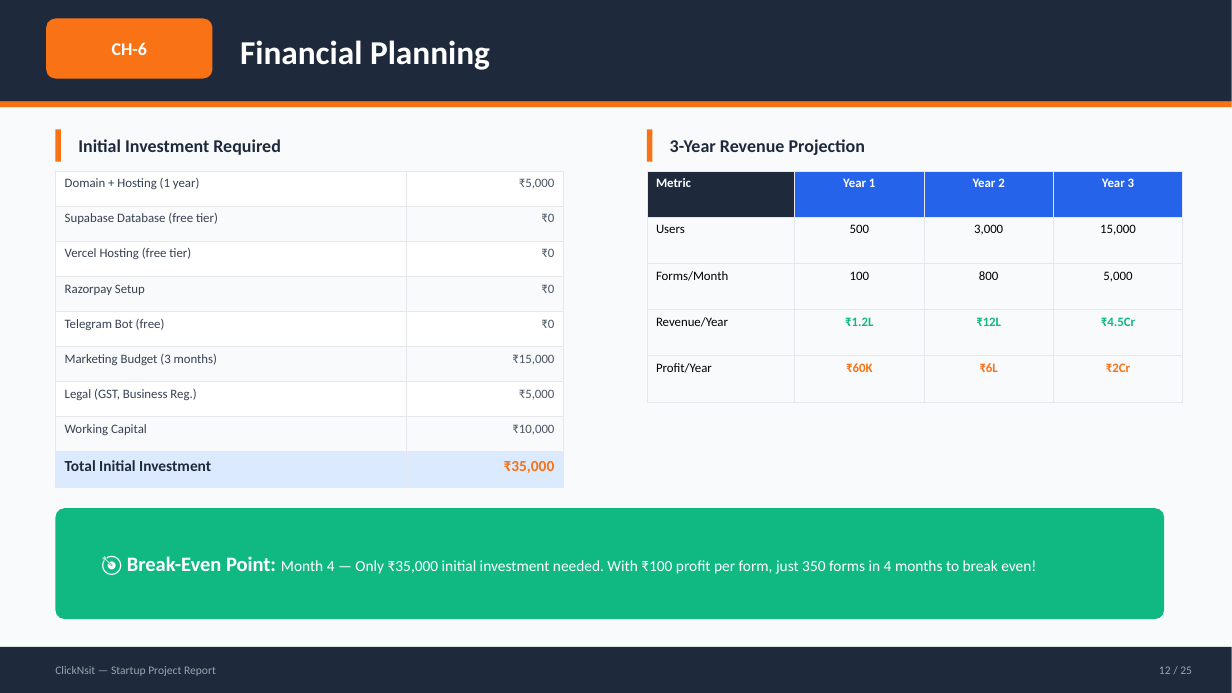
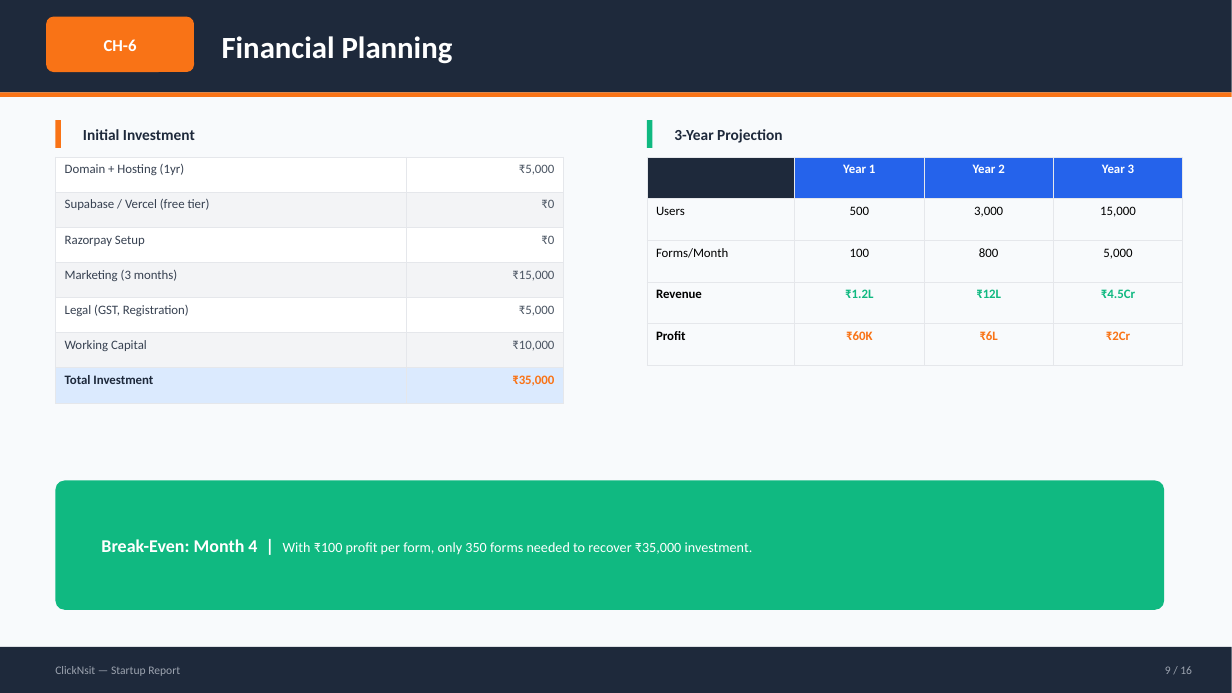
Before and after one commit to engg-ankit/FormEasy, a slide deck: slide 9 of public/ClickNsit-Startup-Report.pptx (slide 12 before the commit). Drawn at 1232x693 pixels with LibreOffice and Linux fonts; fonts in the diff are those of the drawing. Boxes give left, top, right and bottom in pixels: in the first picture for what was removed or moved away, otherwise in the second. Text is boxed around its words. In the diff, an @@ line names an element or a change of style, - is before the commit and + after.

```diff
--- a/public/ClickNsit-Startup-Report.pptx
+++ b/public/ClickNsit-Startup-Report.pptx
@@ rectangle: place and size @@
-rectangle at box(0, 0, 1232, 102)
+rectangle at box(0, 0, 1232, 92)
@@ text "CH-6" at box(104, 39, 137, 51): size 14 to 13 pt @@
@@ rounded rectangle at box(46, 17, 194, 72): proportions changed @@
@@ rounded rectangle: place and size @@
-rounded rectangle at box(46, 18, 213, 79)
+rounded rectangle at box(46, 17, 194, 72)
@@ text "Financial Planning": place and size @@
-text "Financial Planning" at box(240, 40, 490, 70)
+text "Financial Planning" at box(222, 36, 453, 64)
@@ text "Financial Planning" at box(222, 36, 453, 64): size 26 to 24 pt @@
@@ rectangle: place and size @@
-rectangle at box(0, 102, 1232, 107)
+rectangle at box(0, 92, 1232, 97)
@@ rectangle: place and size @@
-rectangle at box(55, 129, 61, 162)
+rectangle at box(55, 120, 61, 148)
@@ text at box(83, 129, 195, 140): text changed; size 14 to 12 pt @@
-Initial Investment Required
+Initial Investment
@@ rectangle: place and size @@
-rectangle at box(647, 129, 653, 162)
+rectangle at box(647, 120, 653, 148)
@@ rectangle at box(647, 120, 653, 148): fill #F97316 to #10B981 @@
@@ text at box(674, 129, 782, 143): text changed; size 14 to 12 pt @@
-3-Year Revenue Projection
+3-Year Projection
@@ table at box(55, 157, 564, 390) @@
-row 1: Domain + Hosting (1 year) | ₹5,000
-row 2: Supabase Database (free tier) | ₹0
-row 3: Vercel Hosting (free tier) | ₹0
+row 1: Domain + Hosting (1yr) | ₹5,000
+row 2: Supabase / Vercel (free tier) | ₹0
-row 5: Telegram Bot (free) | ₹0
-row 6: Marketing Budget (3 months) | ₹15,000
-row 7: Legal (GST, Business Reg.) | ₹5,000
+row 4: Marketing (3 months) | ₹15,000
+row 5: Legal (GST, Registration) | ₹5,000
-row 7, column 1: Total Initial Investment
+row 7, column 1: Total Investment
@@ table: place and size @@
-table at box(55, 171, 564, 477)
+table at box(55, 157, 564, 390)
@@ table at box(647, 157, 1183, 344) @@
-row 1, column 1: Metric
+row 1, column 1: 
-row 4, column 1: Revenue/Year
+row 4, column 1: Revenue
-row 5, column 1: Profit/Year
+row 5, column 1: Profit
@@ table: place and size @@
-table at box(647, 171, 1183, 377)
+table at box(647, 157, 1183, 344)
@@ rounded rectangle: place and size @@
-rounded rectangle at box(55, 508, 1165, 619)
+rounded rectangle at box(55, 481, 1165, 610)
@@ rounded rectangle at box(55, 481, 1165, 610): proportions changed @@
@@ text at box(101, 539, 753, 555): text changed; size 12 to 11 pt @@
-🎯 Break-Even Point: Month 4 — Only ₹35,000 initial investment needed. With ₹100 profit per form, just 350 forms in 4 months to break even!
+Break-Even: Month 4 | With ₹100 profit per form, only 350 forms needed to recover ₹35,000 investment.
@@ text at box(55, 666, 180, 676): text changed @@
-ClickNsit — Startup Project Report
+ClickNsit — Startup Report
@@ text at box(1165, 666, 1192, 674): text changed @@
-12 / 25
+9 / 16
```
Also in this commit, not shown: 10 other slides changed, 5 slides added, 14 slides removed, 42 other files.
